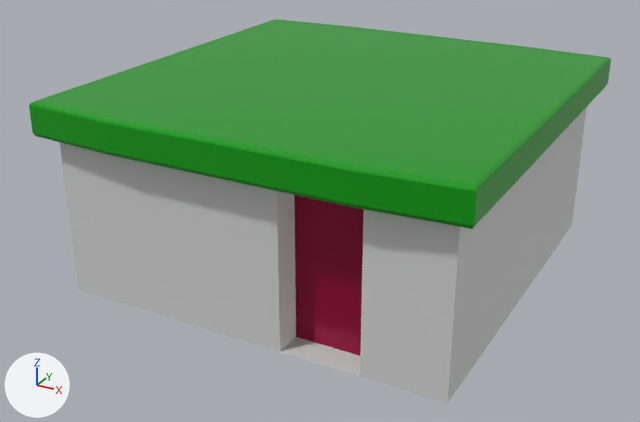
Renders of the FBX model Assets/Models/Environment/Toilet.fbx from each side of a commit.
The view is the same before and after, from a camera (50 mm lens) standing at (5.99, -11.68, 5.04) and looking at (-0.21, -0.41, -0.6). The lights are fixed; the arrows at lower left show +X, +Y and +Z. Where no turn or scale is listed for an object, it has been applied to the vertices.
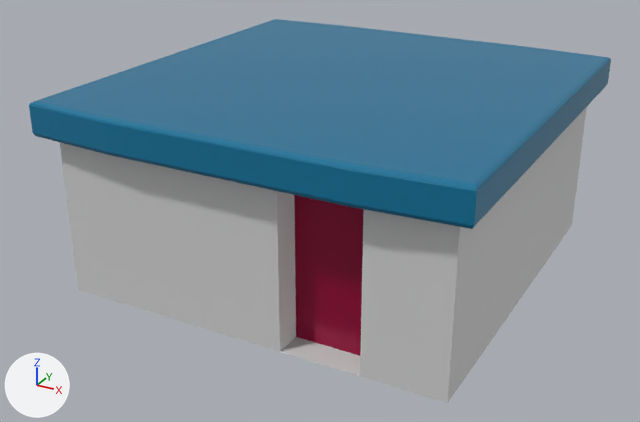
Commit message: New gravel + Toilet changes

Location of each change, [x1, y1, x2, y2] in pixels of the pictures (640 x 422 px):
'Cube', recoloured: [29, 19, 611, 231] in both

The edits, one by one:
Material 'Roof' (mat_roof) changes colour from green #009905 to cyan #007299; in linear values from (0.0, 0.319, 0.00165) to (0.0, 0.169, 0.319).
